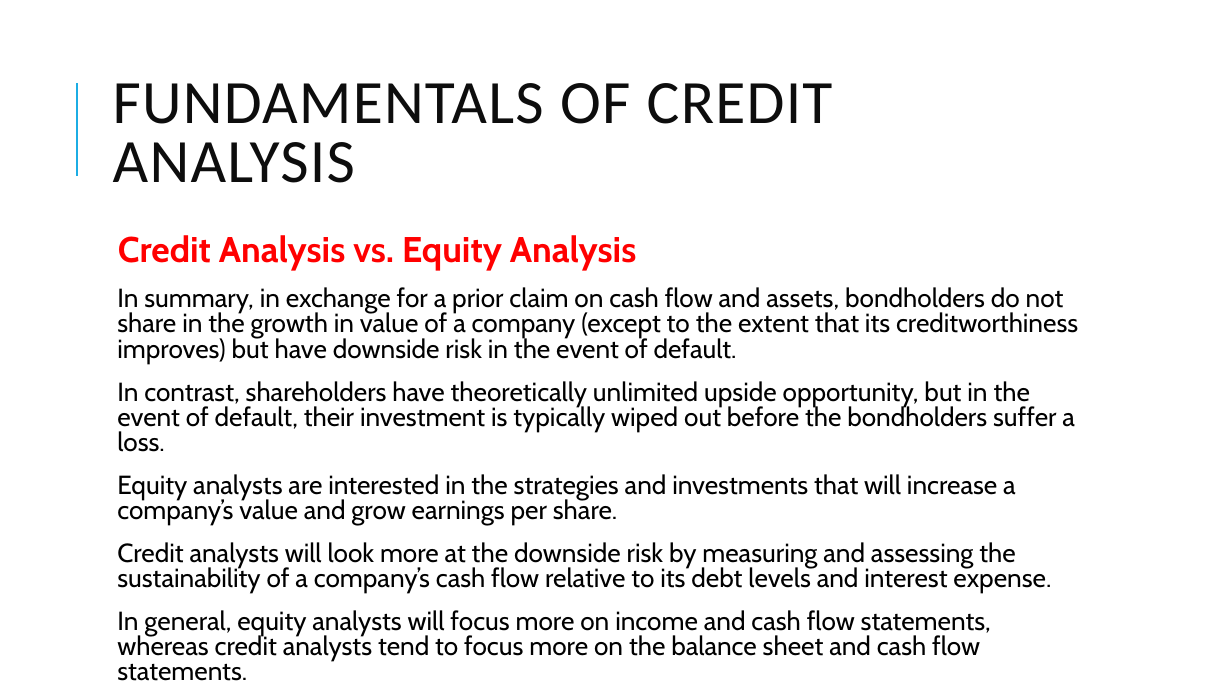
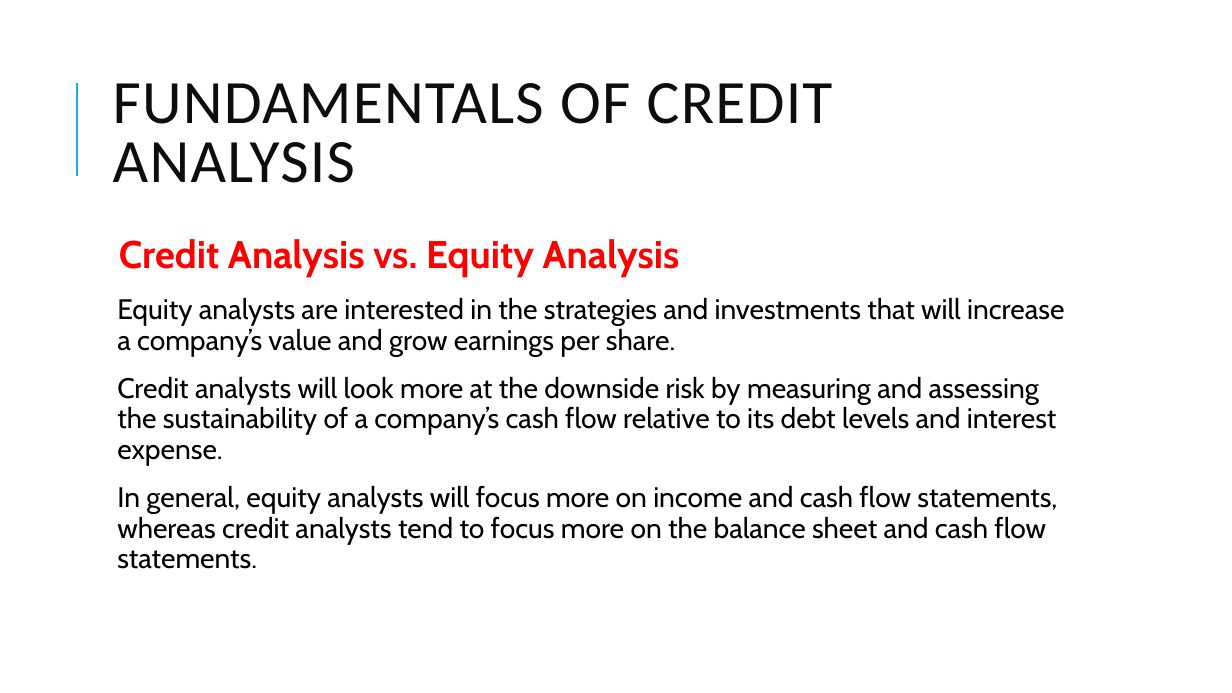
Before and after one commit to Isco0530/data, a slide deck: slide 2 of Fixed Income-35.pptx. Drawn at 1232x693 pixels with LibreOffice and Linux fonts; fonts in the diff are those of the drawing. Boxes give left, top, right and bottom in pixels: in the first picture for what was removed or moved away, otherwise in the second. Text is boxed around its words. In the diff, an @@ line names an element or a change of style, - is before the commit and + after.

```diff
--- a/Fixed Income-35.pptx
+++ b/Fixed Income-35.pptx
@@ text "Credit Analysis vs. Equity Analysis" at [117, 239, 1064, 569]: size 27.8 to 30 pt in "Credit Analysis vs. Equity Analysis"; size 20.4 to 22 pt; line spacing 0.8 to 0.9 @@
@@ text at [117, 287, 1078, 452]: paragraphs removed @@
-  In summary, in exchange for a prior claim on cash flow and assets, bondholders do not share in the growth in value of a company (except to the extent that its creditworthiness improves) but have downside risk in the event of default.
-  In contrast, shareholders have theoretically unlimited upside opportunity, but in the event of default, their investment is typically wiped out before the bondholders suffer a loss.
```
Also in this commit, not shown: 4 other slides changed.
